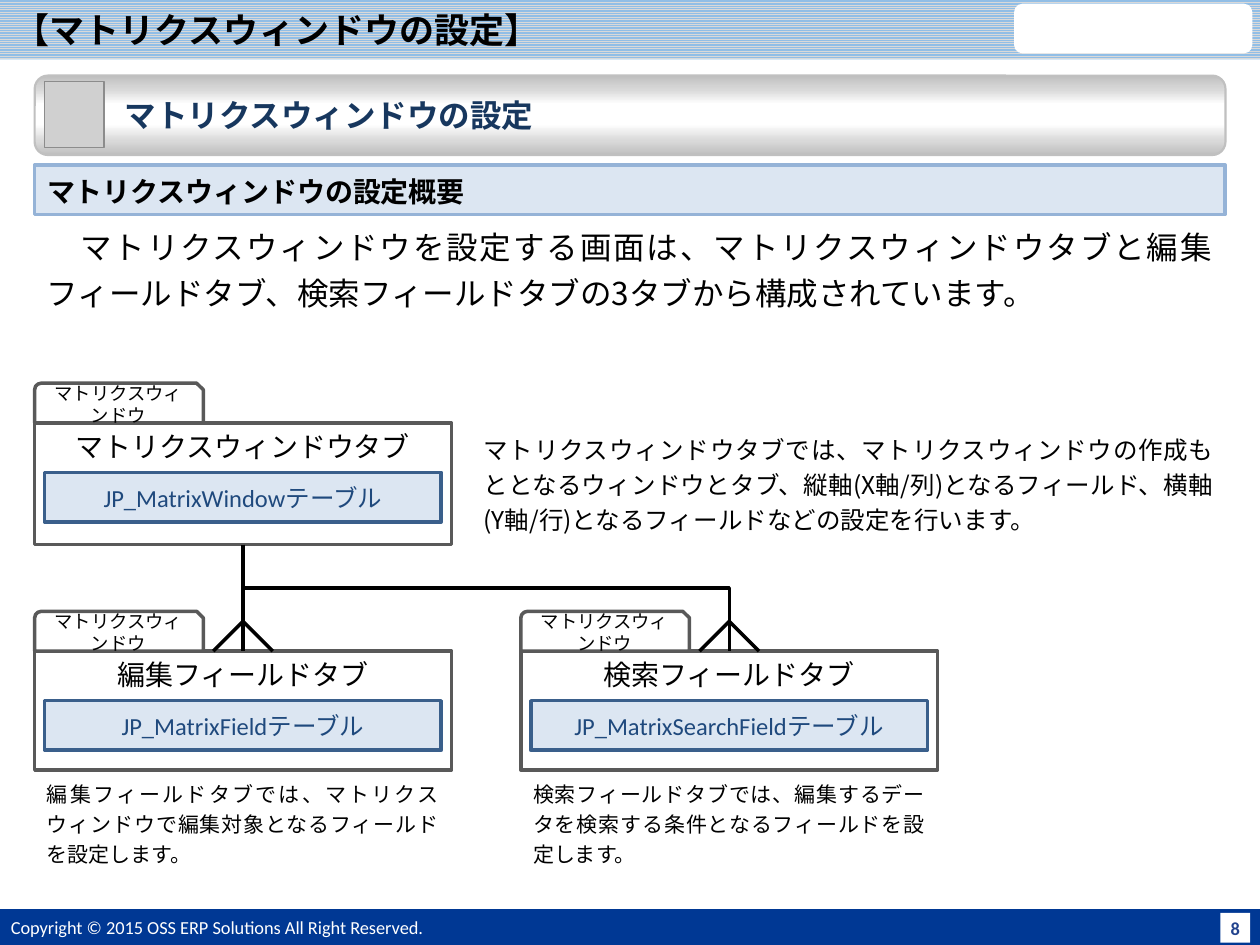
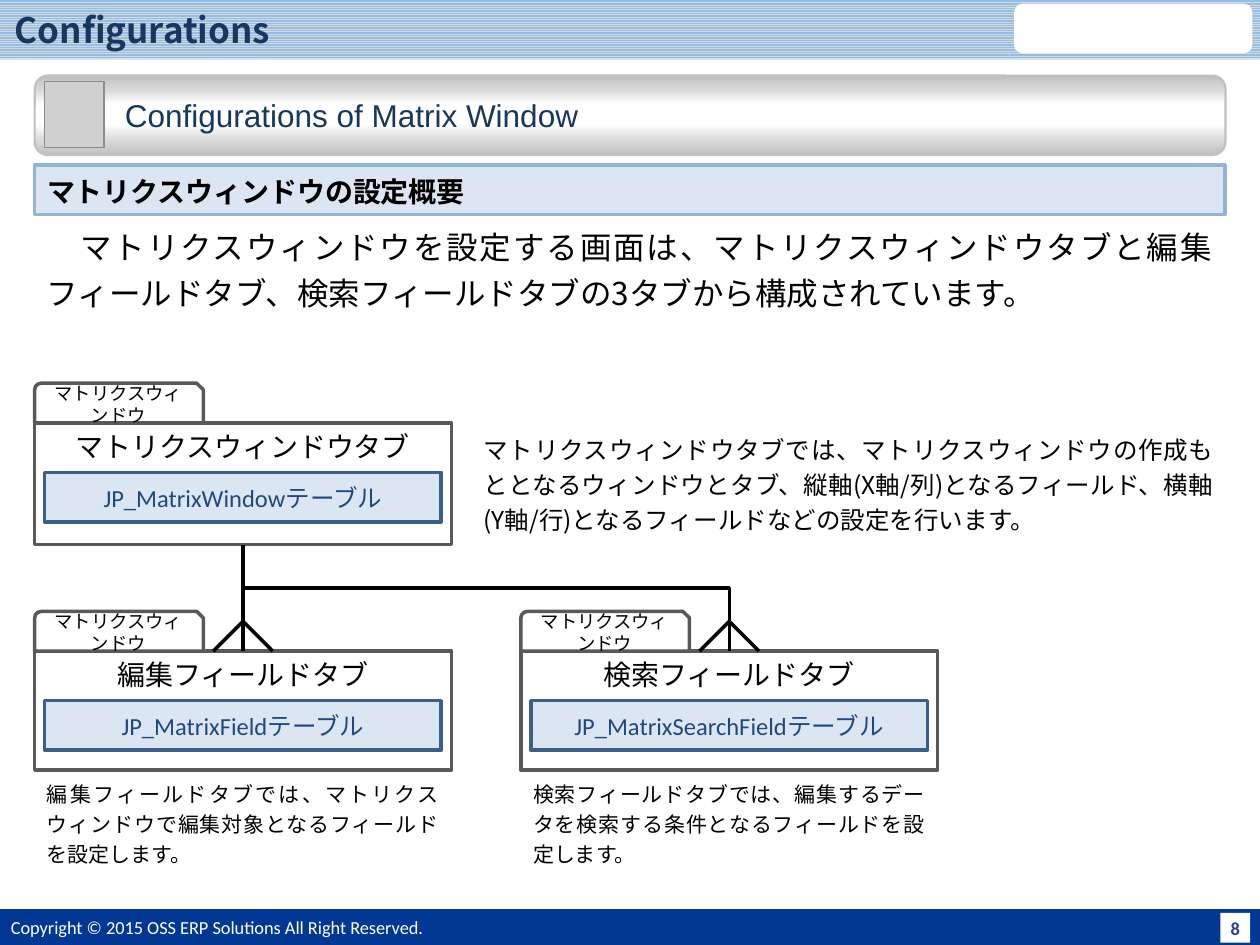
Before and after one commit to JPiere/jpiere.plugin.webui.matrixwindow, a slide deck: slide 9 of Doc/JPIERE-0098_MatrixWindow.pptx. Drawn at 1260x945 pixels with LibreOffice and Linux fonts; fonts in the diff are those of the drawing; grey boxes stand for pictures; background and template pictures are left out. Boxes give left, top, right and bottom in pixels: in the first picture for what was removed or moved away, otherwise in the second. Text is boxed around its words. In the diff, an @@ line names an element or a change of style, - is before the commit and + after.

```diff
--- a/Doc/JPIERE-0098_MatrixWindow.pptx
+++ b/Doc/JPIERE-0098_MatrixWindow.pptx
@@ title at (15,9,271,52): text changed; text colour #000000 to #17375E @@
-【マトリクスウィンドウの設定】
+Configurations
@@ text in rounded rectangle at (125,104,578,133): text changed; font Noto Sans CJK JP to Arial; bold off @@
-マトリクスウィンドウの設定
+Configurations of Matrix Window
```
Also in this commit, not shown: 7 other slides changed, 3 other files.
